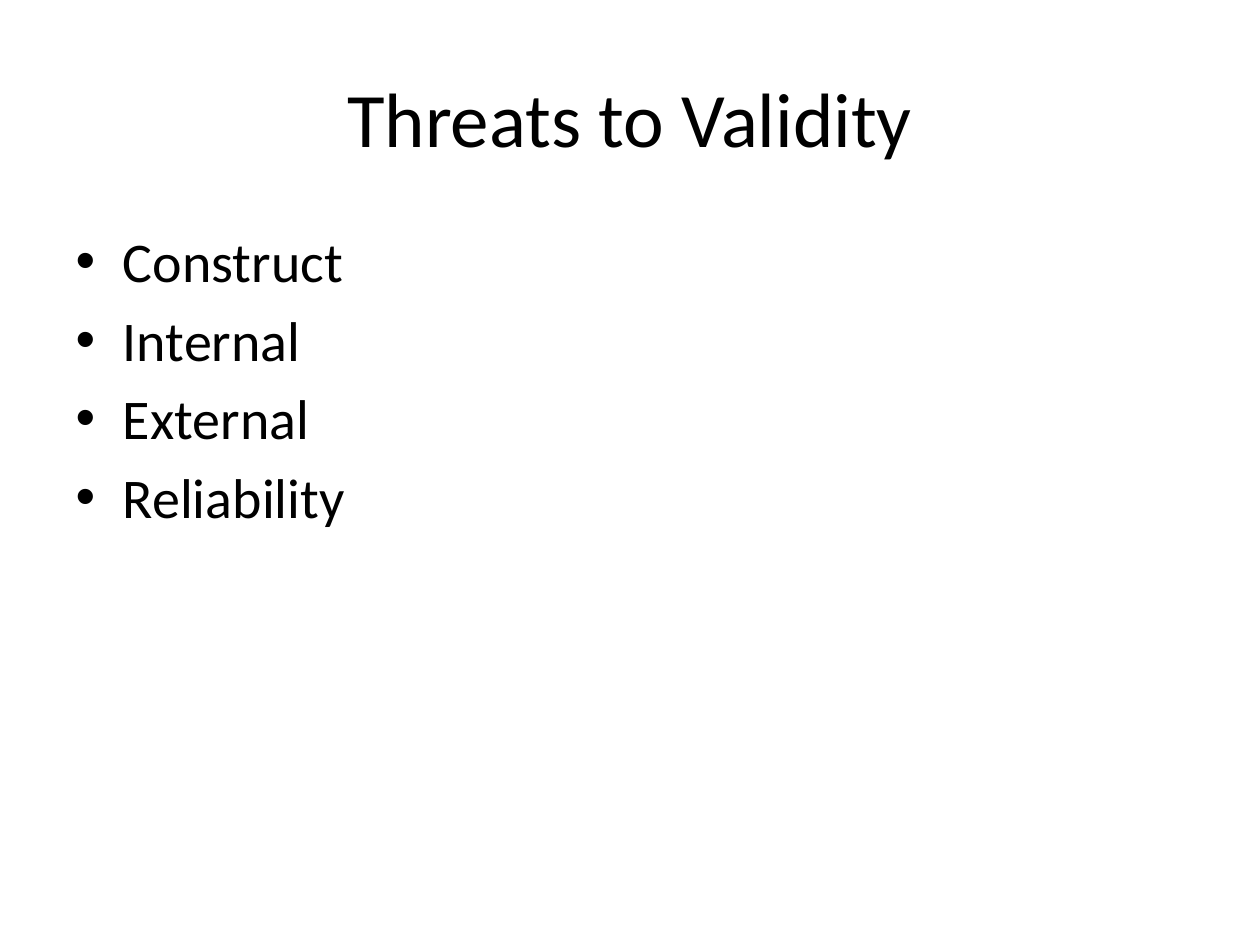
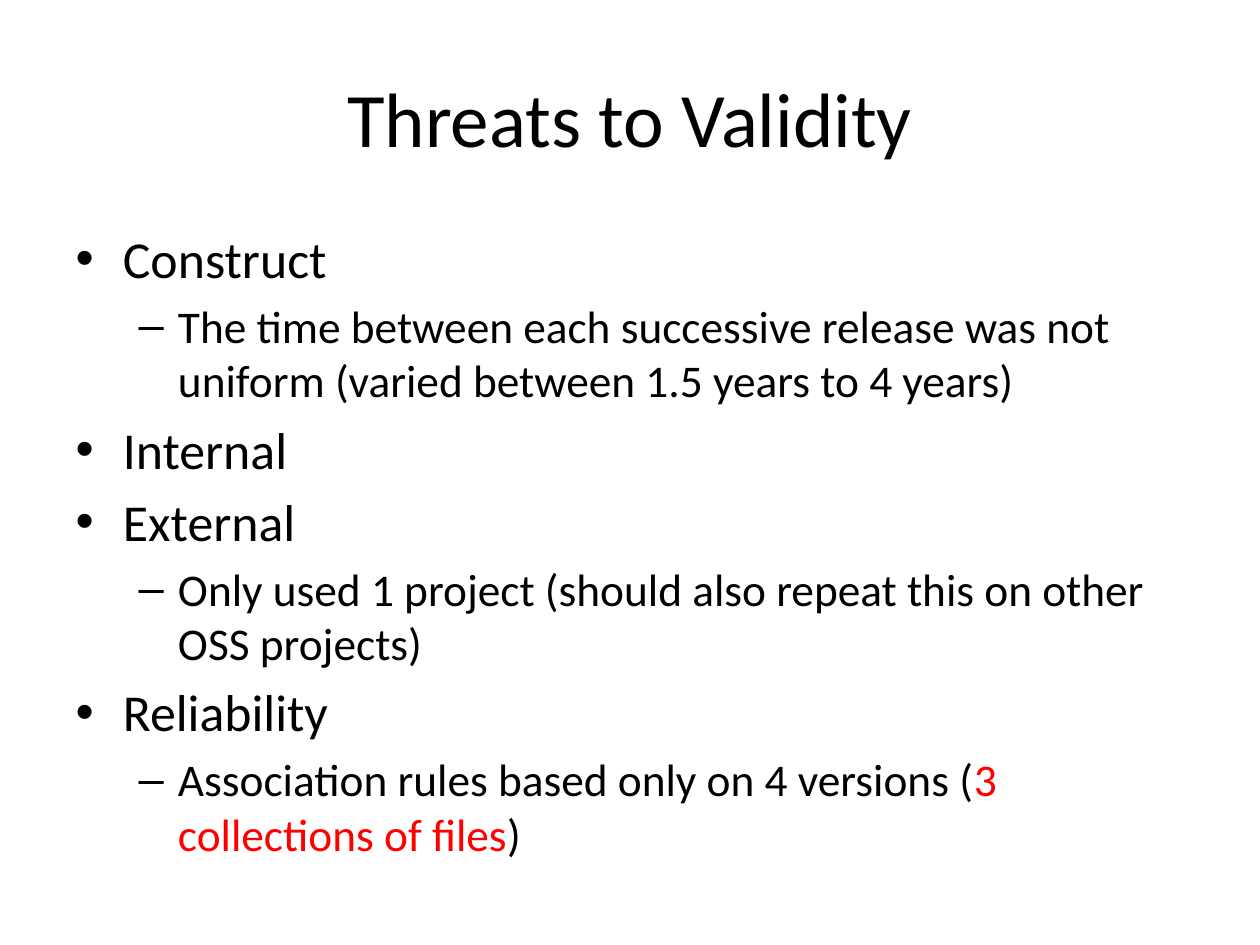
Before and after one commit to tajmilur-rahman/SOEN6611, a slide deck: slide 20 of milestones/Group_Presentation_Volatility_Amish.pptx (slide 17 before the commit). Drawn at 1260x945 pixels with LibreOffice and Linux fonts; fonts in the diff are those of the drawing. Boxes give left, top, right and bottom in pixels: in the first picture for what was removed or moved away, otherwise in the second. Text is boxed around its words. In the diff, an @@ line names an element or a change of style, - is before the commit and + after.

```diff
--- a/milestones/Group_Presentation_Volatility_Amish.pptx
+++ b/milestones/Group_Presentation_Volatility_Amish.pptx
@@ text at bbox=[123, 244, 328, 740]: size 32 to 29.6 pt in "Construct", "Internal", "External", "Reliability" @@
@@ text at bbox=[178, 311, 1109, 405]: paragraph added @@
+  – The time between each successive release was not uniform (varied between 1.5 years to 4 years)
@@ text at bbox=[178, 573, 1143, 668]: paragraph added @@
+  – Only used 1 project (should also repeat this on other OSS projects)
@@ text at bbox=[178, 763, 997, 857]: paragraph added @@
+  – Association rules based only on 4 versions (3 collections of files)
```
Also in this commit, not shown: 7 other slides changed, 4 slides added.
